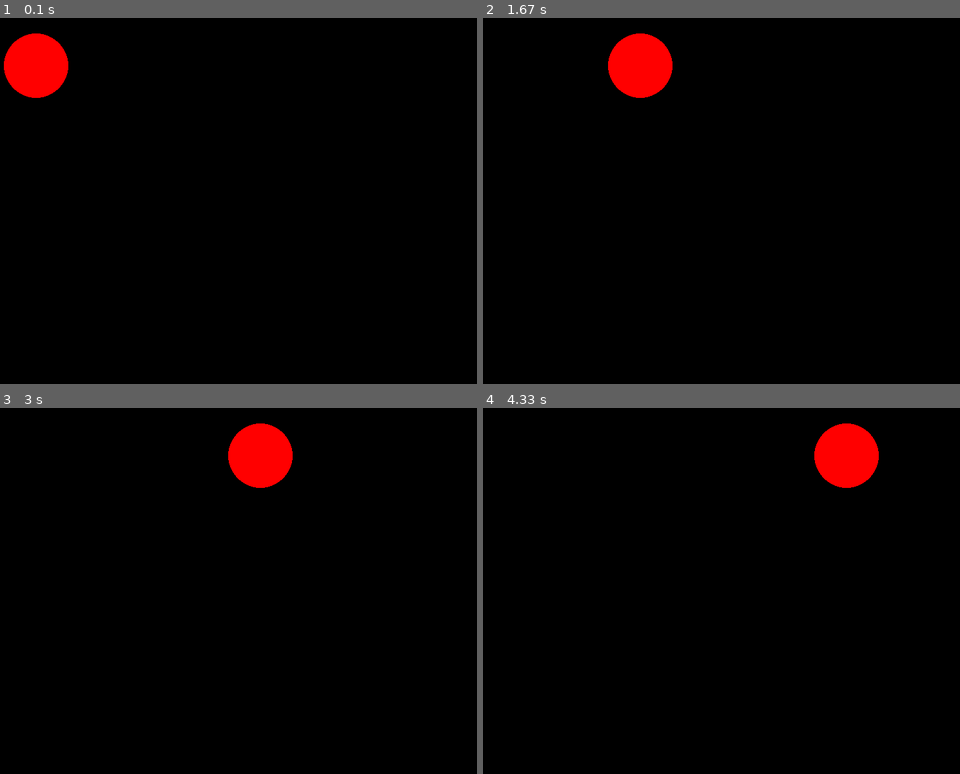
Above: before the commit, frames 1-4 (two rows, left to right).
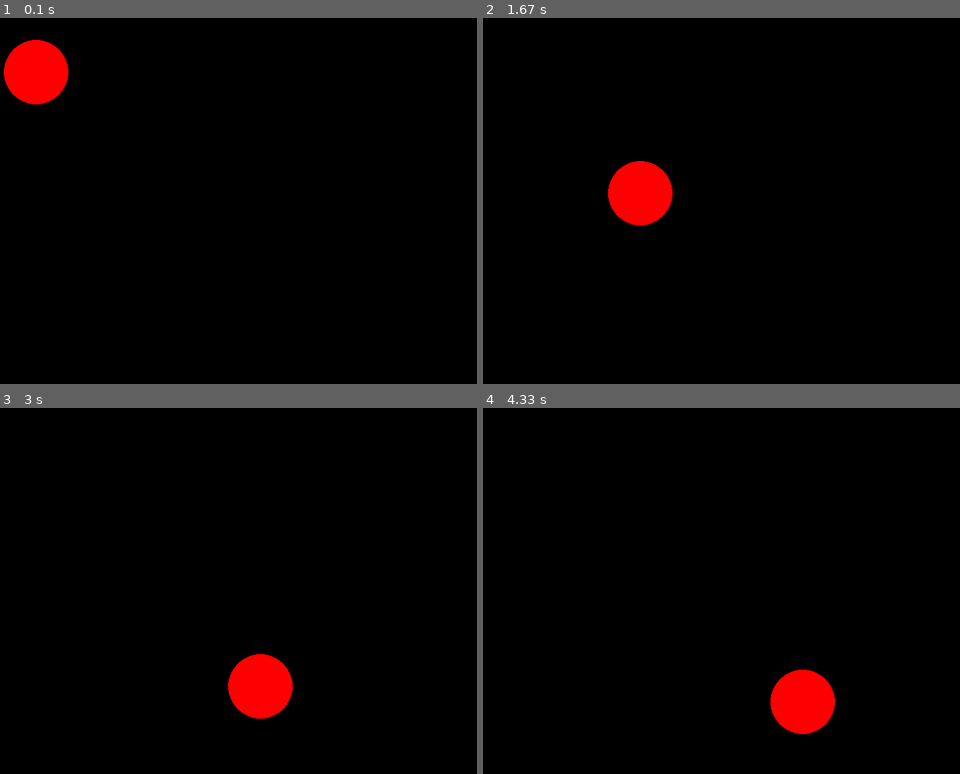
Above: after the commit, the same moments.

Repository: lev123-Kazarinov/Py_game
Game: pygame game, started from main.py
The game is run twice, just before and just after one commit, with the same random seed, the same clock (stepped at 60 frames per second) and the same inputs.
Inputs:
- Up to frame 1 (0.1 s): no input
- Up to frame 2 (1.67 s): no input
- Up to frame 3 (3 s): no input
- Up to frame 4 (4.33 s): no input

The runs differ from the first frame. In frame 1, 0.5% of the frame differs, in the area x 0-15%, y 4-24%; in frame 2, 3.7%, in the area x 26-40%, y 4-57%; in frame 3, 3.7%; in frame 4, 3.7%.

Commit message:
щтражается от всех стенок

Diff:
--- a/main.py
+++ b/main.py
@@ -1,23 +1,47 @@
 import pygame
 
+
+class Ball():
+    def __init__(self, pos):
+        self.x = pos[0]
+        self.y = pos[1]
+        self.color = (255, 0, 0)
+        self.r = 50
+        self.step_x = 0
+        self.step_y = 0
+
+    def move(self):
+        self.x += self.step_x
+        self.y += self.step_y
+
+    def change_dir(self, step_x, step_y):
+        self.step_x = step_x
+        self.step_y = step_y
+
+    def update(self):
+        pygame.draw.circle(screen, self.color, (self.x, self.y), self.r)
+
+
 pygame.init()
+first_ball = Ball((100, 100))
+first_ball.change_dir(1, 1)
 FPS = 1000
 screen = pygame.display.set_mode((800, 600))
 x, y = 100, 100
 clock = pygame.time.Clock()
 running = True
-dir = 1
 while running:
     for event in pygame.event.get():
         if event.type == pygame.QUIT:
             running = False
     screen.fill((0, 0, 0))
-    pygame.draw.circle(screen, (255, 0, 0), (x, y), 50)
-    if x + 50 == 800 or x - 50 == 0:
-        dir = -1
-    x += 1 * dir
+    first_ball.update()
+    first_ball.move()
+    if first_ball.x + first_ball.r == 800 or first_ball.x - first_ball.r == 0:
+        first_ball.change_dir(-first_ball.step_x, 0)
+    if first_ball.y + first_ball.r == 600 or first_ball.y - first_ball.r == 0:
+        first_ball.change_dir(0, -first_ball.step_y)
     clock.tick(FPS)
-
     pygame.display.flip()
 
 pygame.quit()
